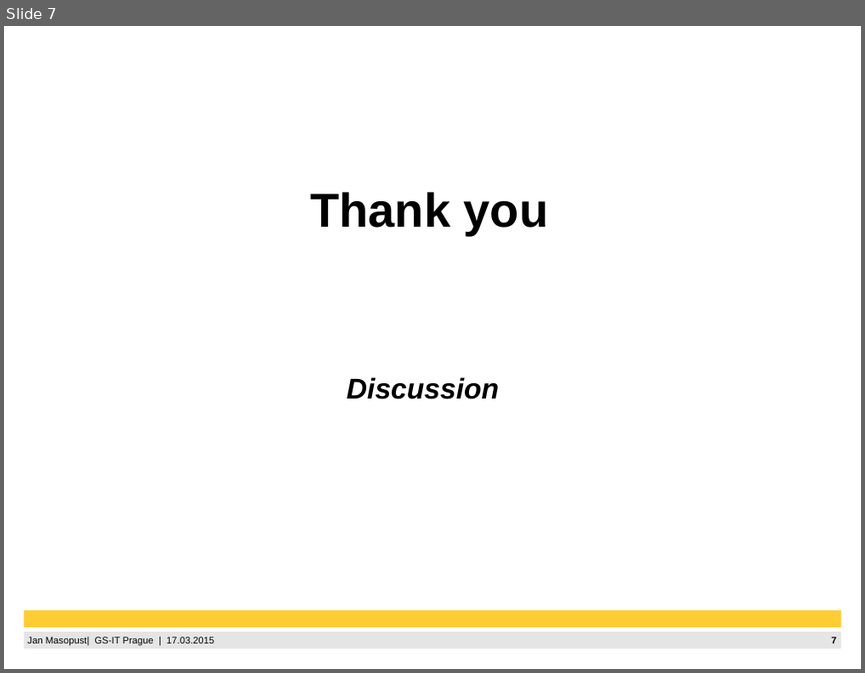
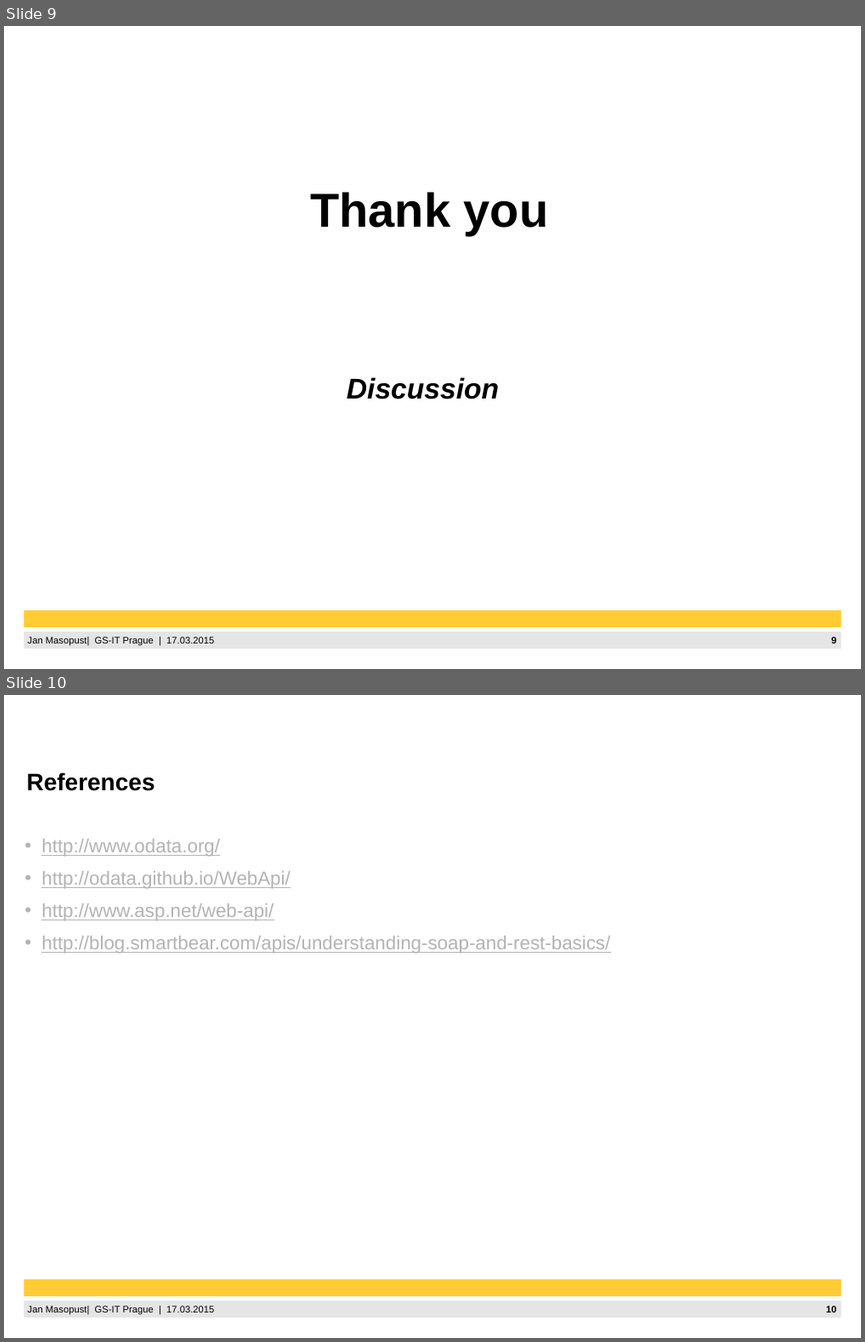
Before and after one commit to janmas/CobaSportsDemo, a slide deck: OData.pptx. Shown one above the other, each under a label of ours: slide 7 before the commit, slides 9 and 10 after it. The pictures are 865x673 and 865x1342 pixels, drawn with LibreOffice and Linux fonts; fonts in the diff are those of the drawing; background and template pictures are left out. Boxes give left, top, right and bottom in pixels: in the first picture for what was removed or moved away, otherwise in the second. Text is boxed around its words. In the diff, an @@ line names an element or a change of style, - is before the commit and + after.

```diff
--- a/OData.pptx
+++ b/OData.pptx
@@ slide 10 added at <box>4,695,861,1338</box>, background #FFFFFF; not listed: 5 template elements that a slide beside it also shows @@
@@ title added at <box>27,772,155,791</box>, 20 pt, text #000000, bold @@
+References
@@ text added at <box>41,839,610,953</box>, 16 pt, text #B3B3B3, underline @@
+• http://www.odata.org/
+• http://odata.github.io/WebApi/
+• http://www.asp.net/web-api/
+• http://blog.smartbear.com/apis/understanding-soap-and-rest-basics/
@@ what was slide 7 is now slide 9 @@
@@ page number at <box>831,635,836,645</box>: text changed @@
-7
+9
```
Also in this commit, not shown: 5 slides changed, 2 other slides added.
